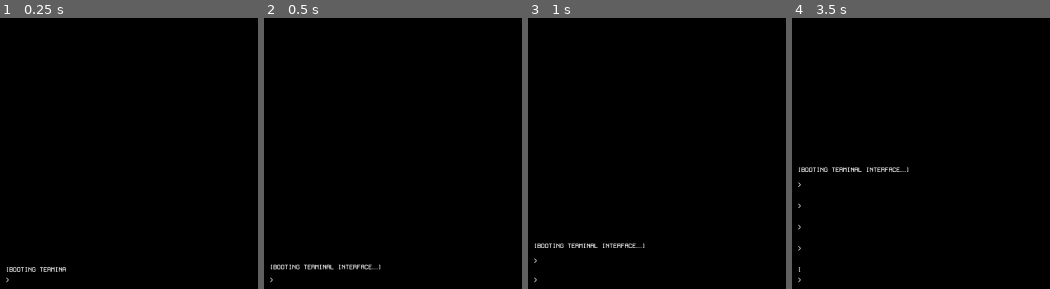
Above: before the commit, frames 1-4 (left to right).
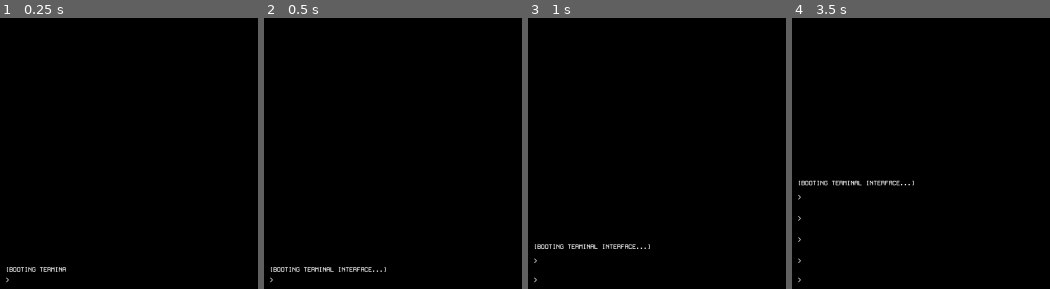
Above: after the commit, the same moments.

Repository: bsuster/Outpost-Equilibrium
Game: Godot game, scene res://scenes/levels/main_scene.tscn
Two runs of this game, one before a commit and one after it. Both use one fixed random seed, a clock stepped at 60 frames per second and the inputs below. Sound files missing from this copy of the repository are replaced by a short silence.
Inputs:
- Up to frame 1 (0.25 s): no input
- Up to frame 2 (0.5 s): no input
- Up to frame 3 (1 s): tap Enter (submit_input) at 0.5 s; hold Enter (submit_input) from 0.53 s (still down)
- Up to frame 4 (3.5 s): tap Space at 1.25, 2.75 s; release Enter (submit_input) at 1.28 s; tap Enter (submit_input) at 1.35, 2, 2.85 s; hold Enter (submit_input) 2.03-2.78 s

Frame 1 is identical in both runs. In frame 2, 0.8% of the frame differs, in the area x 2-48%, y 90-94%; in frame 3, 0.5%; in frame 4, 1.2%, in the area x 2-48%, y 54-94%.

Commit message:
remove debug code and touch up colors

Diff:
--- a/scenes/misc/introduction.gd
+++ b/scenes/misc/introduction.gd
@@ -6,12 +6,12 @@
 @onready var timer: Timer = $SpacingTimer
 
 var intro_text_blocks: Array[String] = [
-	"[BOOTING TERMINAL INTERFACE…]",
+	"[BOOTING TERMINAL INTERFACE...]",
 	"\n[LOADING COLONY MANAGEMENT SYSTEM v3.42]",
 	"\n[USER IDENTIFIED: SYSTEMS OPERATOR - \"[color=green]COMMANDER[/color]\"]",
-	"\n[STATUS: [color=red]CRITICAL[/color] | CONNECTION: [color=red]LOST[/color]]\n────────────────────────────────────────────────────────",
-	"\n\n> YEAR: [color=blue]2187[/color]
->> LOCATION: [color=blue]OUTPOST EOS — Epsilon Eridani b[/color]
+	"\n[STATUS: [color=red]CRITICAL[/color] | CONNECTION: [color=red]LOST[/color]]\n----------------------------------------------------",
+	"\n\n> YEAR: 2187
+>> LOCATION: OUTPOST EOS — Epsilon Eridani B
 >> DISTANCE TO EARTH: 10.5 light years",
 	"\n\n> Log Entry [color=blue]00117[/color]:
 > For 187 days, the colony operated under strict Earth regulation.
@@ -22,13 +22,13 @@
 
 "\n\n>> ALL CONNECTIONS TO EARTH: [color=red]TERMINATED[/color]
 >> LAST MESSAGE: [color=red]UNREADABLE[/color] | SIGNAL LOSS [color=red]UNKNOWN[/color]
->> MISSION STATUS: ABANDONED",
+>> MISSION STATUS: [color=red]ABANDONED[/color]",
 
 "\n\n> The settlers look to you now — the last systems operator on site.
 > With no help coming, survival rests on your ability to maintain
 > the colony’s core systems:
 
-- ATMOSPHERE
+- OXYGEN
 - POWER GRID
 - FOOD STORES   ",
 
@@ -39,9 +39,9 @@
 ────────────────────────────────────────────────────────
 
 >> INTERFACE [color=green]ACTIVE[/color] – COMMAND LINE MODE [color=green]ENGAGED[/color]
->> Use [color=green]`help`[/color] to view available commands
->> Use [color=green]`status`[/color] to view current system levels
->> Type [color=green]`next`[/color] to progress after your decision has been made
+>> Use [color=blue]`help`[/color] to view available commands
+>> Use [color=blue]`status`[/color] to view current system levels
+>> Type [color=blue]`next`[/color] to progress after your decision has been made
 
 ────────────────────────────────────────────────────────",
 "
--- a/singletons/system_manager.gd
+++ b/singletons/system_manager.gd
@@ -3,15 +3,15 @@
 signal day_updated
 signal game_over
 
-var oxygen: int = 1:
+var oxygen: int = 100:
 	set(new_value):
 		oxygen = clamp(new_value, 0, 100)
 		_check_game_over()
-var food: int = 1:
+var food: int = 100:
 	set(new_value):
 		food = clamp(new_value, 0, 100)
 		_check_game_over()
-var power: int = 1:
+var power: int = 100:
 	set(new_value):
 		power = clamp(new_value, 0, 100)
 		_check_game_over()
